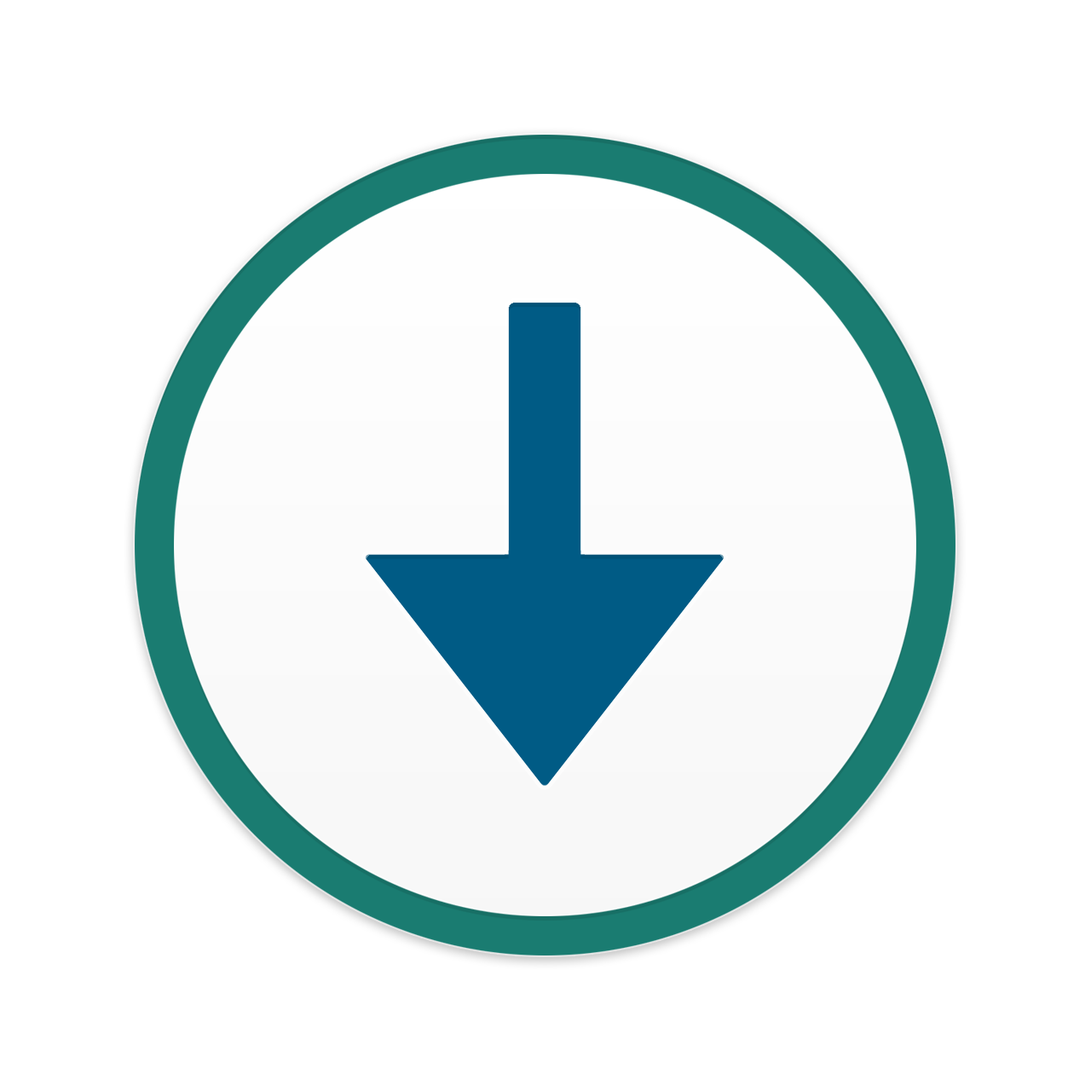
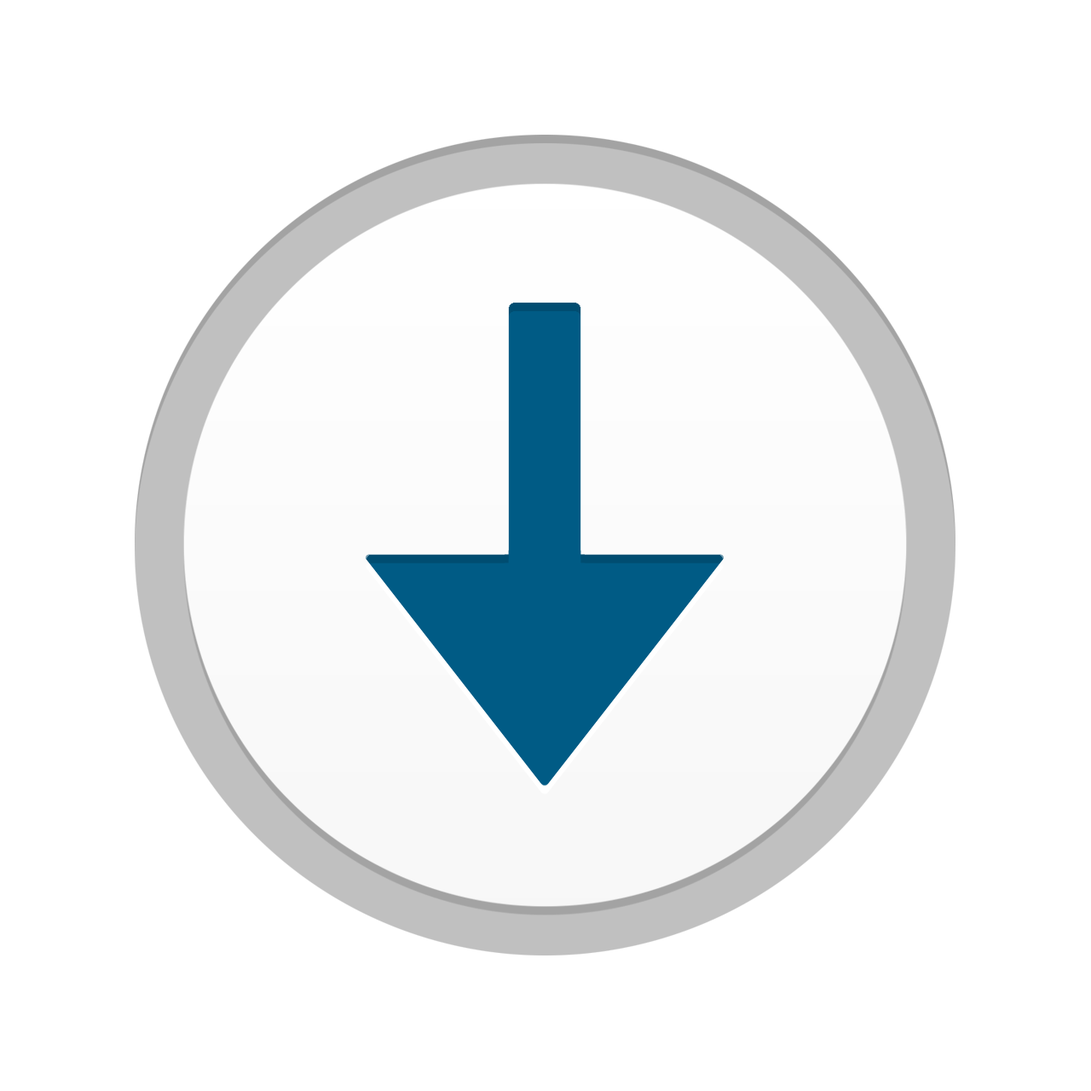
Layered file, before and after one edit (1091×1091). Changes by layer:
hid "Green" over 125, 128, 966, 969
added layer "Layer 1" in group "Outer Ring" over 125, 128, 966, 969
painted on "Ring-Mask" over 173, 173, 917, 917
